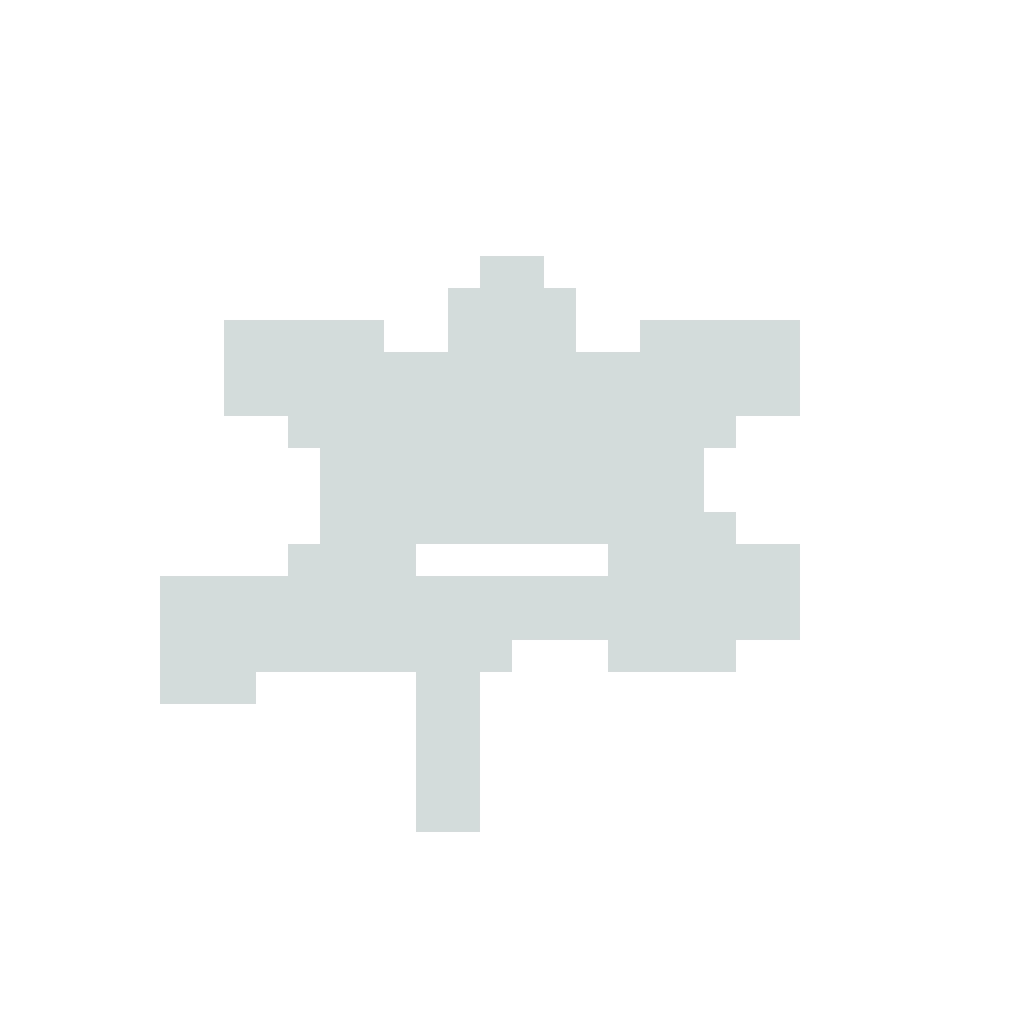
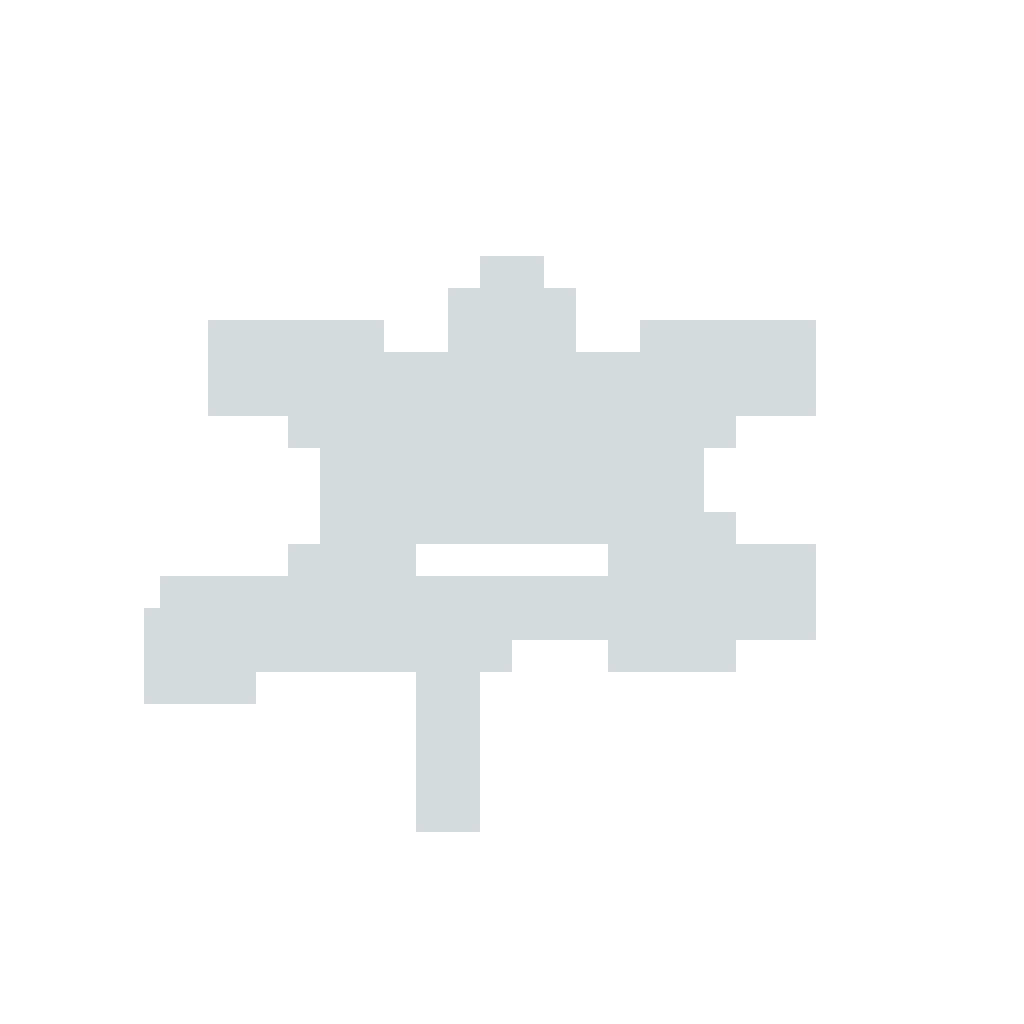
Layered file, before and after one edit (1024×1024). Changes by layer:
added layer "Layer 4" above "Layer 3" over [144, 608, 160, 704]
added layer "Layer 3" above "Layer 2" over [800, 544, 816, 640]
added layer "Layer 2" above "Layer 1" over [800, 320, 816, 416]
painted on "Layer 1" over [208, 320, 224, 416]
